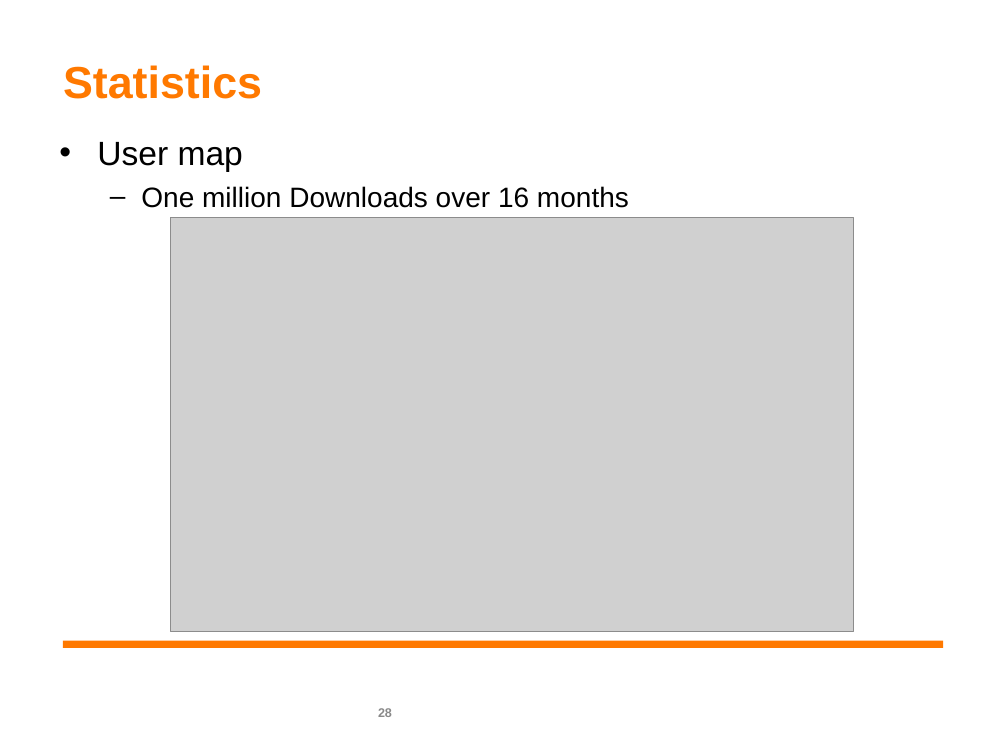
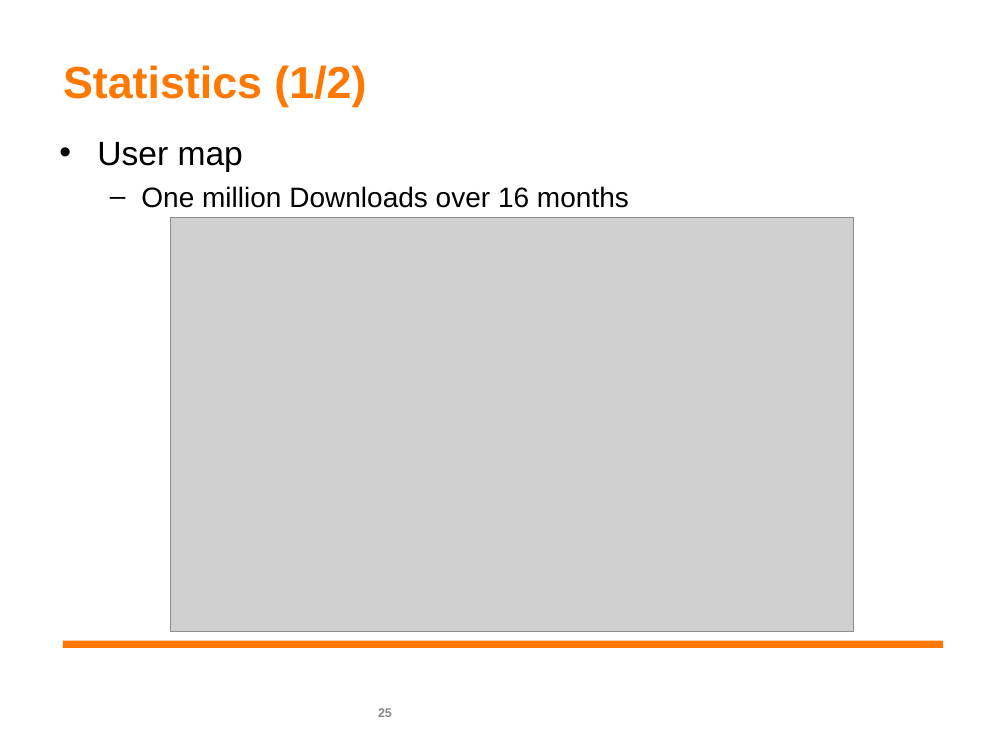
Before and after one commit to pengdev/home-networking, a slide deck: slide 25 of liu_120515.ppt (slide 28 before the commit). Drawn at 1008x756 pixels with LibreOffice and Linux fonts; fonts in the diff are those of the drawing; grey boxes stand for pictures; background and template pictures are left out. Boxes give left, top, right and bottom in pixels: in the first picture for what was removed or moved away, otherwise in the second. Text is boxed around its words. In the diff, an @@ line names an element or a change of style, - is before the commit and + after.

```diff
--- a/liu_120515.ppt
+++ b/liu_120515.ppt
@@ title at (x1=63, y1=65, x2=366, y2=107): text changed @@
-Statistics
+Statistics (1/2)
```
Also in this commit, not shown: 13 other slides changed, 1 slide added, 1 other file.
